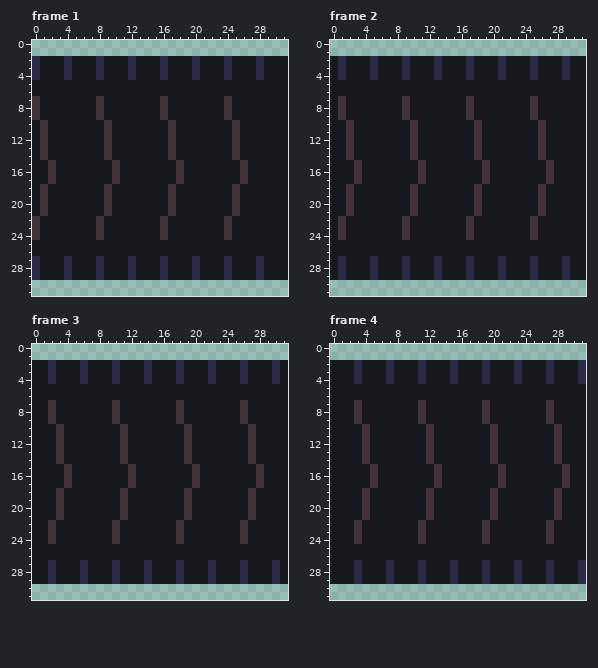
One commit to this pixel-art file: Cosmi/Content/conveyor.aseprite. Above, as it was before the edit.
32x32 pixels, 8 frames. Shown: frame 1, frame 2, frame 3, frame 4. The commit also changed other frames, which this record leaves out.
The result:
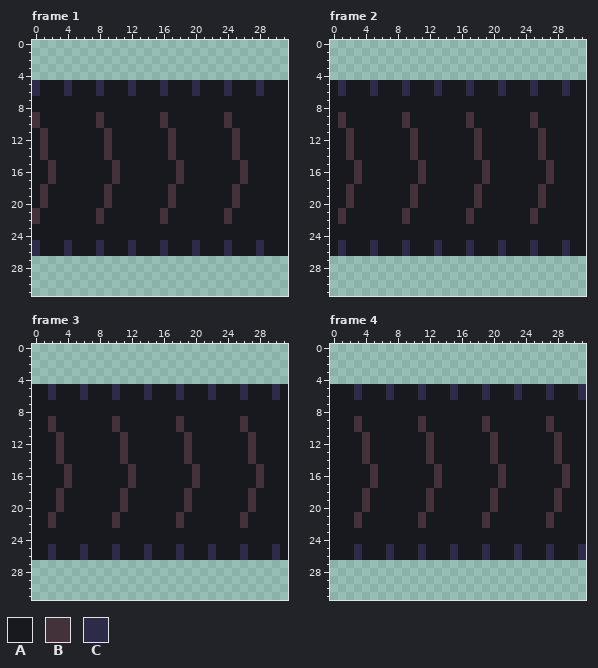
Palette (. is transparent): A #18191f  B #44323a  C #2c2b48
What changed:
--- frame 1
@@ x 0..31 @@
  1 ................................
- 2 CAAACAAACAAACAAACAAACAAACAAACAAA
- 3 CAAACAAACAAACAAACAAACAAACAAACAAA
- 4 CAAACAAACAAACAAACAAACAAACAAACAAA
- 5 AAAAAAAAAAAAAAAAAAAAAAAAAAAAAAAA
- 6 AAAAAAAAAAAAAAAAAAAAAAAAAAAAAAAA
- 7 BAAAAAAABAAAAAAABAAAAAAABAAAAAAA
- 8 BAAAAAAABAAAAAAABAAAAAAABAAAAAAA
+ 2 ................................
+ 3 ................................
+ 4 ................................
+ 5 CAAACAAACAAACAAACAAACAAACAAACAAA
+ 6 CAAACAAACAAACAAACAAACAAACAAACAAA
+ 7 AAAAAAAAAAAAAAAAAAAAAAAAAAAAAAAA
+ 8 AAAAAAAAAAAAAAAAAAAAAAAAAAAAAAAA
  9 BAAAAAAABAAAAAAABAAAAAAABAAAAAAA
-10 ABAAAAAAABAAAAAAABAAAAAAABAAAAAA
+10 BAAAAAAABAAAAAAABAAAAAAABAAAAAAA
 11 ABAAAAAAABAAAAAAABAAAAAAABAAAAAA
@@ x 0..31 @@
 20 ABAAAAAAABAAAAAAABAAAAAAABAAAAAA
-21 ABAAAAAAABAAAAAAABAAAAAAABAAAAAA
+21 BAAAAAAABAAAAAAABAAAAAAABAAAAAAA
 22 BAAAAAAABAAAAAAABAAAAAAABAAAAAAA
-23 BAAAAAAABAAAAAAABAAAAAAABAAAAAAA
-24 BAAAAAAABAAAAAAABAAAAAAABAAAAAAA
-25 AAAAAAAAAAAAAAAAAAAAAAAAAAAAAAAA
-26 AAAAAAAAAAAAAAAAAAAAAAAAAAAAAAAA
-27 CAAACAAACAAACAAACAAACAAACAAACAAA
-28 CAAACAAACAAACAAACAAACAAACAAACAAA
-29 CAAACAAACAAACAAACAAACAAACAAACAAA
+23 AAAAAAAAAAAAAAAAAAAAAAAAAAAAAAAA
+24 AAAAAAAAAAAAAAAAAAAAAAAAAAAAAAAA
+25 CAAACAAACAAACAAACAAACAAACAAACAAA
+26 CAAACAAACAAACAAACAAACAAACAAACAAA
+27 ................................
+28 ................................
+29 ................................
 30 ................................
--- frame 2
@@ x 0..31 @@
  1 ................................
- 2 ACAAACAAACAAACAAACAAACAAACAAACAA
- 3 ACAAACAAACAAACAAACAAACAAACAAACAA
- 4 ACAAACAAACAAACAAACAAACAAACAAACAA
- 5 AAAAAAAAAAAAAAAAAAAAAAAAAAAAAAAA
- 6 AAAAAAAAAAAAAAAAAAAAAAAAAAAAAAAA
- 7 ABAAAAAAABAAAAAAABAAAAAAABAAAAAA
- 8 ABAAAAAAABAAAAAAABAAAAAAABAAAAAA
+ 2 ................................
+ 3 ................................
+ 4 ................................
+ 5 ACAAACAAACAAACAAACAAACAAACAAACAA
+ 6 ACAAACAAACAAACAAACAAACAAACAAACAA
+ 7 AAAAAAAAAAAAAAAAAAAAAAAAAAAAAAAA
+ 8 AAAAAAAAAAAAAAAAAAAAAAAAAAAAAAAA
  9 ABAAAAAAABAAAAAAABAAAAAAABAAAAAA
-10 AABAAAAAAABAAAAAAABAAAAAAABAAAAA
+10 ABAAAAAAABAAAAAAABAAAAAAABAAAAAA
 11 AABAAAAAAABAAAAAAABAAAAAAABAAAAA
@@ x 0..31 @@
 20 AABAAAAAAABAAAAAAABAAAAAAABAAAAA
-21 AABAAAAAAABAAAAAAABAAAAAAABAAAAA
+21 ABAAAAAAABAAAAAAABAAAAAAABAAAAAA
 22 ABAAAAAAABAAAAAAABAAAAAAABAAAAAA
-23 ABAAAAAAABAAAAAAABAAAAAAABAAAAAA
-24 ABAAAAAAABAAAAAAABAAAAAAABAAAAAA
-25 AAAAAAAAAAAAAAAAAAAAAAAAAAAAAAAA
-26 AAAAAAAAAAAAAAAAAAAAAAAAAAAAAAAA
-27 ACAAACAAACAAACAAACAAACAAACAAACAA
-28 ACAAACAAACAAACAAACAAACAAACAAACAA
-29 ACAAACAAACAAACAAACAAACAAACAAACAA
+23 AAAAAAAAAAAAAAAAAAAAAAAAAAAAAAAA
+24 AAAAAAAAAAAAAAAAAAAAAAAAAAAAAAAA
+25 ACAAACAAACAAACAAACAAACAAACAAACAA
+26 ACAAACAAACAAACAAACAAACAAACAAACAA
+27 ................................
+28 ................................
+29 ................................
 30 ................................
--- frame 3
@@ x 0..31 @@
  1 ................................
- 2 AACAAACAAACAAACAAACAAACAAACAAACA
- 3 AACAAACAAACAAACAAACAAACAAACAAACA
- 4 AACAAACAAACAAACAAACAAACAAACAAACA
- 5 AAAAAAAAAAAAAAAAAAAAAAAAAAAAAAAA
- 6 AAAAAAAAAAAAAAAAAAAAAAAAAAAAAAAA
- 7 AABAAAAAAABAAAAAAABAAAAAAABAAAAA
- 8 AABAAAAAAABAAAAAAABAAAAAAABAAAAA
+ 2 ................................
+ 3 ................................
+ 4 ................................
+ 5 AACAAACAAACAAACAAACAAACAAACAAACA
+ 6 AACAAACAAACAAACAAACAAACAAACAAACA
+ 7 AAAAAAAAAAAAAAAAAAAAAAAAAAAAAAAA
+ 8 AAAAAAAAAAAAAAAAAAAAAAAAAAAAAAAA
  9 AABAAAAAAABAAAAAAABAAAAAAABAAAAA
-10 AAABAAAAAAABAAAAAAABAAAAAAABAAAA
+10 AABAAAAAAABAAAAAAABAAAAAAABAAAAA
 11 AAABAAAAAAABAAAAAAABAAAAAAABAAAA
@@ x 0..31 @@
 20 AAABAAAAAAABAAAAAAABAAAAAAABAAAA
-21 AAABAAAAAAABAAAAAAABAAAAAAABAAAA
+21 AABAAAAAAABAAAAAAABAAAAAAABAAAAA
 22 AABAAAAAAABAAAAAAABAAAAAAABAAAAA
-23 AABAAAAAAABAAAAAAABAAAAAAABAAAAA
-24 AABAAAAAAABAAAAAAABAAAAAAABAAAAA
-25 AAAAAAAAAAAAAAAAAAAAAAAAAAAAAAAA
-26 AAAAAAAAAAAAAAAAAAAAAAAAAAAAAAAA
-27 AACAAACAAACAAACAAACAAACAAACAAACA
-28 AACAAACAAACAAACAAACAAACAAACAAACA
-29 AACAAACAAACAAACAAACAAACAAACAAACA
+23 AAAAAAAAAAAAAAAAAAAAAAAAAAAAAAAA
+24 AAAAAAAAAAAAAAAAAAAAAAAAAAAAAAAA
+25 AACAAACAAACAAACAAACAAACAAACAAACA
+26 AACAAACAAACAAACAAACAAACAAACAAACA
+27 ................................
+28 ................................
+29 ................................
 30 ................................
--- frame 4
@@ x 0..31 @@
  1 ................................
- 2 AAACAAACAAACAAACAAACAAACAAACAAAC
- 3 AAACAAACAAACAAACAAACAAACAAACAAAC
- 4 AAACAAACAAACAAACAAACAAACAAACAAAC
- 5 AAAAAAAAAAAAAAAAAAAAAAAAAAAAAAAA
- 6 AAAAAAAAAAAAAAAAAAAAAAAAAAAAAAAA
- 7 AAABAAAAAAABAAAAAAABAAAAAAABAAAA
- 8 AAABAAAAAAABAAAAAAABAAAAAAABAAAA
+ 2 ................................
+ 3 ................................
+ 4 ................................
+ 5 AAACAAACAAACAAACAAACAAACAAACAAAC
+ 6 AAACAAACAAACAAACAAACAAACAAACAAAC
+ 7 AAAAAAAAAAAAAAAAAAAAAAAAAAAAAAAA
+ 8 AAAAAAAAAAAAAAAAAAAAAAAAAAAAAAAA
  9 AAABAAAAAAABAAAAAAABAAAAAAABAAAA
-10 AAAABAAAAAAABAAAAAAABAAAAAAABAAA
+10 AAABAAAAAAABAAAAAAABAAAAAAABAAAA
 11 AAAABAAAAAAABAAAAAAABAAAAAAABAAA
@@ x 0..31 @@
 20 AAAABAAAAAAABAAAAAAABAAAAAAABAAA
-21 AAAABAAAAAAABAAAAAAABAAAAAAABAAA
+21 AAABAAAAAAABAAAAAAABAAAAAAABAAAA
 22 AAABAAAAAAABAAAAAAABAAAAAAABAAAA
-23 AAABAAAAAAABAAAAAAABAAAAAAABAAAA
-24 AAABAAAAAAABAAAAAAABAAAAAAABAAAA
-25 AAAAAAAAAAAAAAAAAAAAAAAAAAAAAAAA
-26 AAAAAAAAAAAAAAAAAAAAAAAAAAAAAAAA
-27 AAACAAACAAACAAACAAACAAACAAACAAAC
-28 AAACAAACAAACAAACAAACAAACAAACAAAC
-29 AAACAAACAAACAAACAAACAAACAAACAAAC
+23 AAAAAAAAAAAAAAAAAAAAAAAAAAAAAAAA
+24 AAAAAAAAAAAAAAAAAAAAAAAAAAAAAAAA
+25 AAACAAACAAACAAACAAACAAACAAACAAAC
+26 AAACAAACAAACAAACAAACAAACAAACAAAC
+27 ................................
+28 ................................
+29 ................................
 30 ................................
